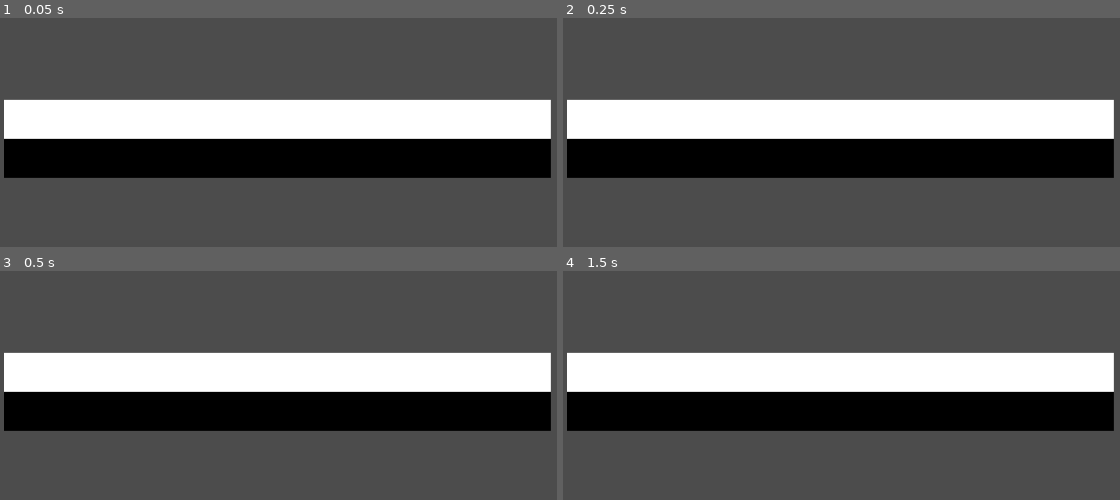
Above: before the commit, frames 1-4 (two rows, left to right).
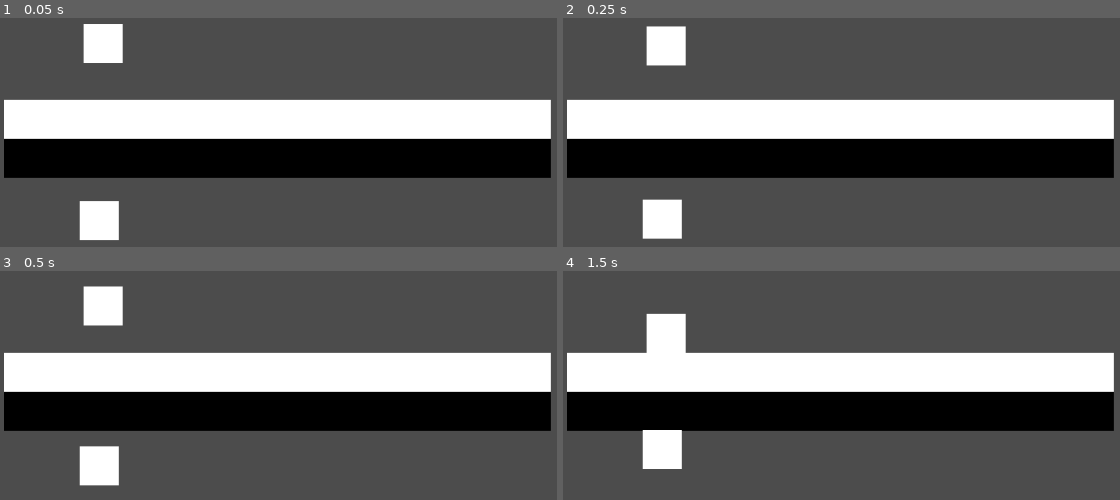
Above: after the commit, the same moments.

Repository: GameDrivenDesign/2-World-Co-Op-Color-Spray-Discovery-And-Jump-N-Run-2D
Game: Godot game, scene res://World/World.tscn
The game is run twice, just before and just after one commit, with the same random seed, the same clock (stepped at 60 frames per second) and the same inputs.
Inputs:
- Up to frame 1 (0.05 s): no input
- Up to frame 2 (0.25 s): no input
- Up to frame 3 (0.5 s): no input
- Up to frame 4 (1.5 s): tap Enter at 1.25 s

The runs differ from the first frame. In frame 1, 2.4% of the frame differs, in the area x 14-23%, y 2-97%; in frame 2, 2.5%, in the area x 14-23%, y 3-97%; in frame 3, 2.5%; in frame 4, 2.5%.

Commit message:
Converted floor to gravity areas, added players to level 0

Diff:
--- a/Levels/Floor.tscn
+++ /dev/null
@@ -1,85 +0,0 @@
-[gd_scene load_steps=4 format=2]
-
-[sub_resource type="RectangleShape2D" id=1]
-
-custom_solver_bias = 0.0
-extents = Vector2( 10, 10 )
-
-[sub_resource type="RectangleShape2D" id=2]
-
-custom_solver_bias = 0.0
-extents = Vector2( 10, 2000 )
-
-[sub_resource type="RectangleShape2D" id=3]
-
-custom_solver_bias = 0.0
-extents = Vector2( 10, 2000 )
-
-[node name="Floor" type="StaticBody2D" index="0"]
-
-input_pickable = false
-collision_layer = 1
-collision_mask = 1
-constant_linear_velocity = Vector2( 0, 0 )
-constant_angular_velocity = 0.0
-friction = 1.0
-bounce = 0.0
-_sections_unfolded = [ "Collision", "Material", "Visibility" ]
-
-[node name="CollisionShape2D" type="CollisionShape2D" parent="." index="0"]
-
-shape = SubResource( 1 )
-_sections_unfolded = [ "Transform" ]
-
-[node name="Polygon2D" type="Polygon2D" parent="." index="1"]
-
-polygon = PoolVector2Array( 10, 10, -10, 10, -10, -10, 10, -10 )
-uv = PoolVector2Array(  )
-color = Color( 0.769531, 0.769531, 0.769531, 1 )
-vertex_colors = PoolColorArray(  )
-offset = Vector2( 0, 0 )
-antialiased = false
-texture = null
-texture_offset = Vector2( 0, 0 )
-texture_scale = Vector2( 1, 1 )
-texture_rotation_degrees = 0.0
-invert_enable = false
-invert_border = 100.0
-
-[node name="TopGravity" type="Area2D" parent="." index="2"]
-
-position = Vector2( 0, -10 )
-input_pickable = true
-space_override = 3
-gravity_vec = Vector2( 0, 1 )
-gravity = 98.0
-linear_damp = 0.1
-angular_damp = 1.0
-audio_bus_override = false
-audio_bus_name = "Master"
-_sections_unfolded = [ "Transform" ]
-
-[node name="CollisionShape2D" type="CollisionShape2D" parent="TopGravity" index="0"]
-
-position = Vector2( 0, -2000 )
-shape = SubResource( 2 )
-_sections_unfolded = [ "Transform" ]
-
-[node name="BottomGravity" type="Area2D" parent="." index="3"]
-
-position = Vector2( 0, 10 )
-input_pickable = true
-space_override = 3
-gravity_vec = Vector2( 0, -1 )
-gravity = 98.0
-linear_damp = 0.1
-angular_damp = 1.0
-audio_bus_override = false
-audio_bus_name = "Master"
-_sections_unfolded = [ "Transform" ]
-
-[node name="CollisionShape2D" type="CollisionShape2D" parent="BottomGravity" index="0"]
-
-position = Vector2( 0, 2000 )
-shape = SubResource( 3 )
-_sections_unfolded = [ "Transform" ]
--- /dev/null
+++ b/Levels/GravityAreas.tscn
@@ -0,0 +1,51 @@
+[gd_scene load_steps=3 format=2]
+
+[sub_resource type="RectangleShape2D" id=1]
+
+custom_solver_bias = 0.0
+extents = Vector2( 10, 2000 )
+
+[sub_resource type="RectangleShape2D" id=2]
+
+custom_solver_bias = 0.0
+extents = Vector2( 10, 2000 )
+
+[node name="Floor" type="Node2D" index="0"]
+
+_sections_unfolded = [ "Collision", "Material", "Visibility" ]
+
+[node name="TopGravity" type="Area2D" parent="." index="0"]
+
+input_pickable = true
+space_override = 3
+gravity_vec = Vector2( 0, 1 )
+gravity = 98.0
+linear_damp = 0.1
+angular_damp = 1.0
+audio_bus_override = false
+audio_bus_name = "Master"
+_sections_unfolded = [ "Transform" ]
+
+[node name="CollisionShape2D" type="CollisionShape2D" parent="TopGravity" index="0"]
+
+position = Vector2( 0, -2000 )
+shape = SubResource( 1 )
+_sections_unfolded = [ "Transform" ]
+
+[node name="BottomGravity" type="Area2D" parent="." index="1"]
+
+input_pickable = true
+space_override = 3
+gravity_vec = Vector2( 0, -1 )
+gravity = 98.0
+linear_damp = 0.1
+angular_damp = 1.0
+audio_bus_override = false
+audio_bus_name = "Master"
+_sections_unfolded = [ "Transform" ]
+
+[node name="CollisionShape2D" type="CollisionShape2D" parent="BottomGravity" index="0"]
+
+position = Vector2( 0, 2000 )
+shape = SubResource( 2 )
+_sections_unfolded = [ "Transform" ]
--- a/Levels/Level0/Level0.tscn
+++ b/Levels/Level0/Level0.tscn
@@ -1,8 +1,12 @@
-[gd_scene load_steps=2 format=2]
+[gd_scene load_steps=4 format=2]
 
 [ext_resource path="res://Tileset/tileset.tres" type="TileSet" id=1]
+[ext_resource path="res://Levels/GravityAreas.tscn" type="PackedScene" id=2]
+[ext_resource path="res://Player/Player.tscn" type="PackedScene" id=3]
 
 [node name="Level0" type="Node2D" index="0"]
+
+_sections_unfolded = [ "Transform" ]
 
 [node name="TileMap" type="TileMap" parent="." index="0"]
 
@@ -24,3 +28,17 @@
 format = 1
 tile_data = PoolIntArray( -65536, 2, 0, -65535, 2, 0, -65534, 2, 0, -65533, 2, 0, -65532, 2, 0, -65531, 2, 0, -65530, 2 …(233 unchanged characters)…
 _sections_unfolded = [ "Cell" ]
+
+[node name="Floor" parent="." index="1" instance=ExtResource( 2 )]
+
+scale = Vector2( 1000, 1 )
+_sections_unfolded = [ "Collision", "Material", "Transform", "Visibility" ]
+
+[node name="Player1" parent="." index="2" instance=ExtResource( 3 )]
+
+position = Vector2( 126.737, -121.9 )
+
+[node name="Player2" parent="." index="3" instance=ExtResource( 3 )]
+
+position = Vector2( 121.727, 105.245 )
+playerId = 2
